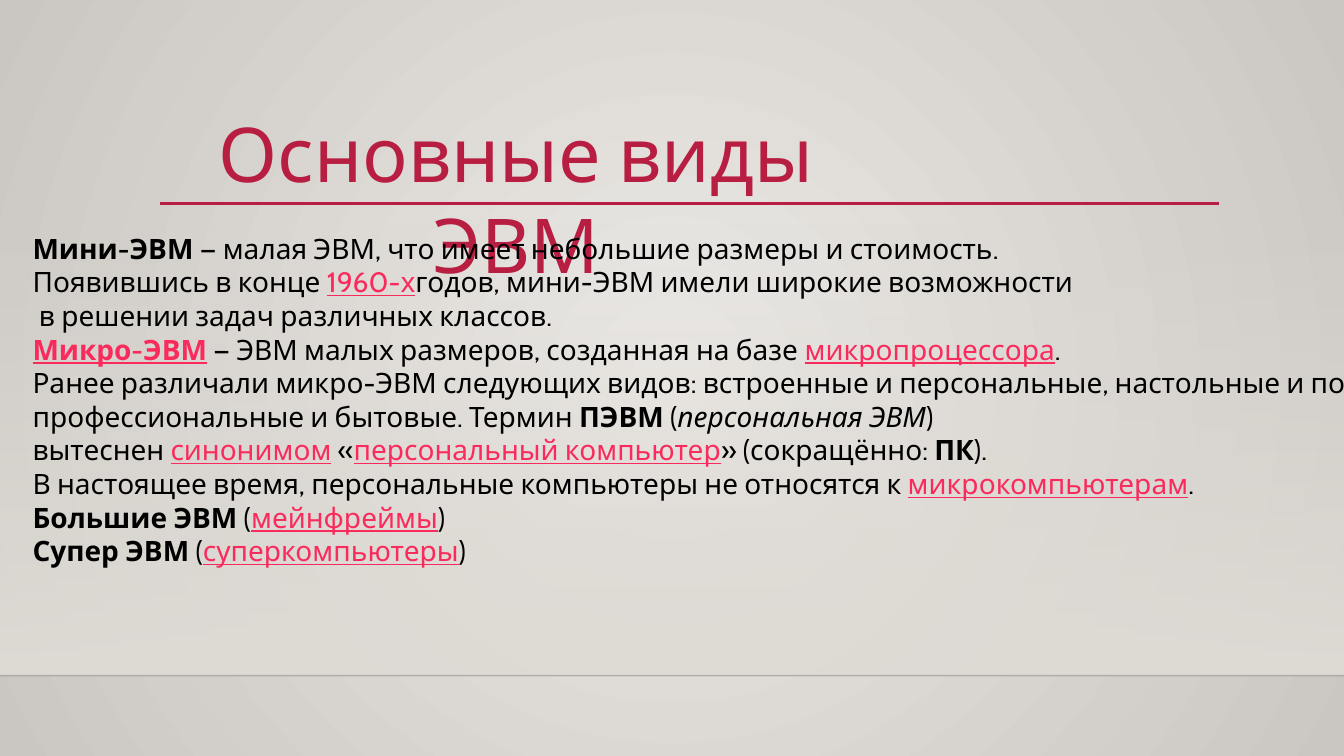
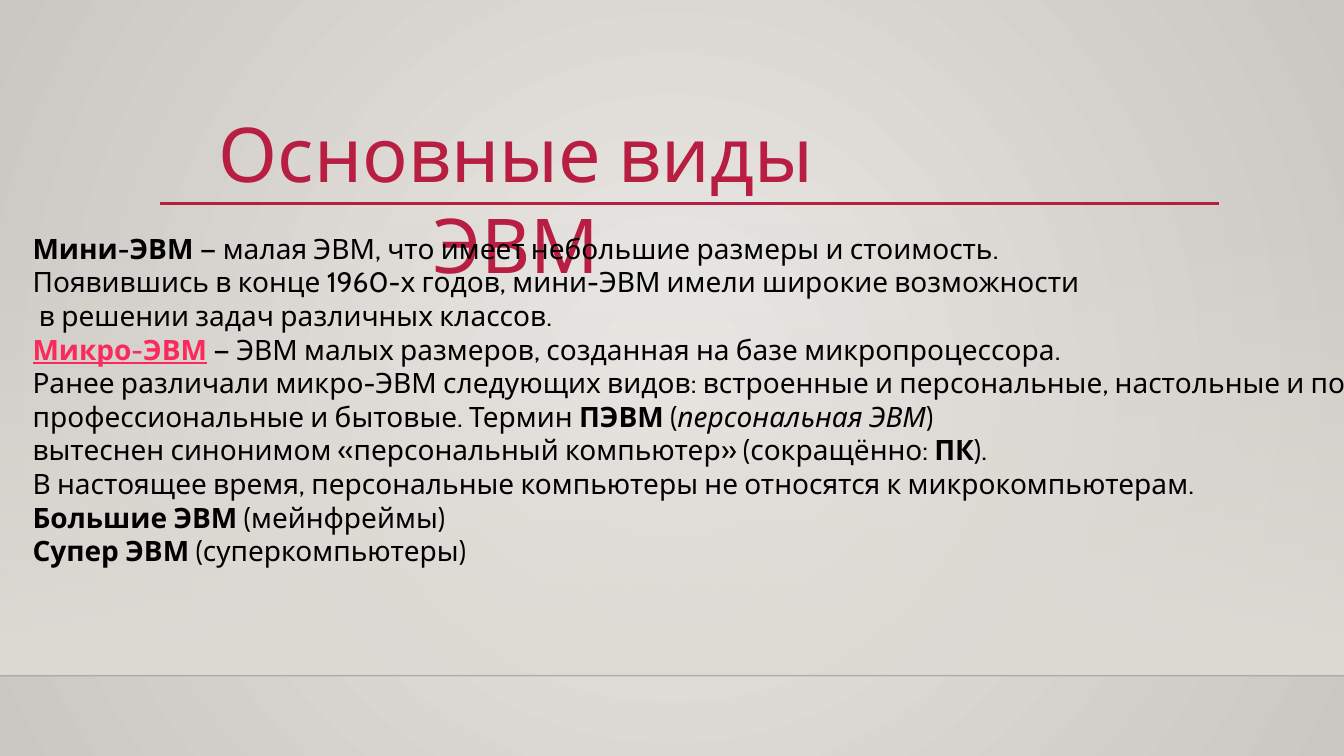
Before and after one commit to SonyaPimenova/-, a slide deck: slide 9 of КУРСОВАЯ.pptx. Drawn at 1344x756 pixels with LibreOffice and Linux fonts; fonts in the diff are those of the drawing; background and template pictures are left out. Boxes give left, top, right and bottom in pixels: in the first picture for what was removed or moved away, otherwise in the second. Text is boxed around its words. In the diff, an @@ line names an element or a change of style, - is before the commit and + after.

```diff
--- a/КУРСОВАЯ.pptx
+++ b/КУРСОВАЯ.pptx
@@ text at [33, 266, 1079, 299]: spaces changed @@
-Появившись в конце 1960-хгодов, мини-ЭВМ имели широкие возможности
+Появившись в конце 1960-х годов, мини-ЭВМ имели широкие возможности
@@ text at [33, 338, 1188, 568]: text colour #FA2B5C to #000000, underline off in "микропроцессора.", "синонимом «персональный компьютер»", "микрокомпьютерам.", "(мейнфреймы)" and 1 more places @@
```
Also in this commit, not shown: 7 other slides changed.
